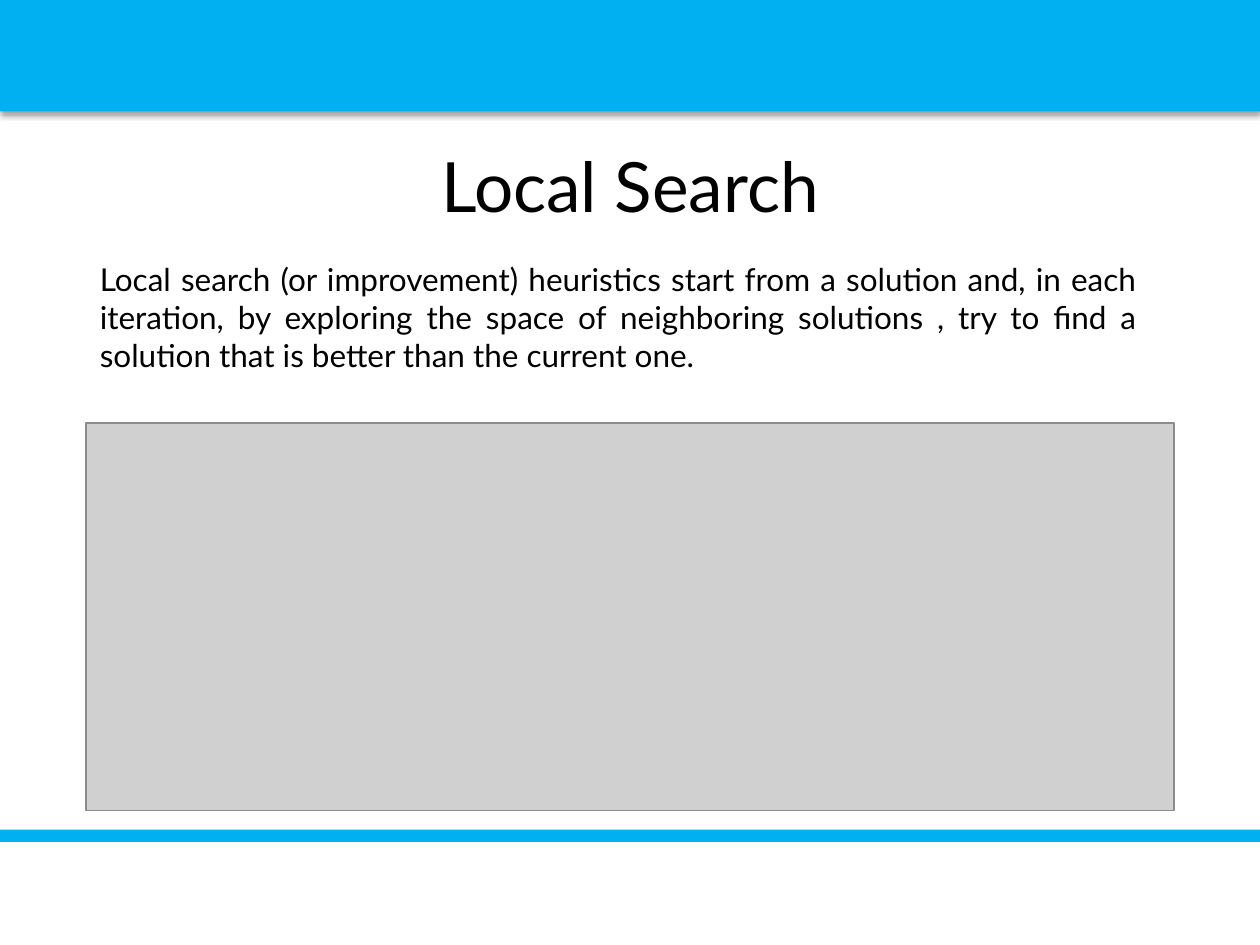
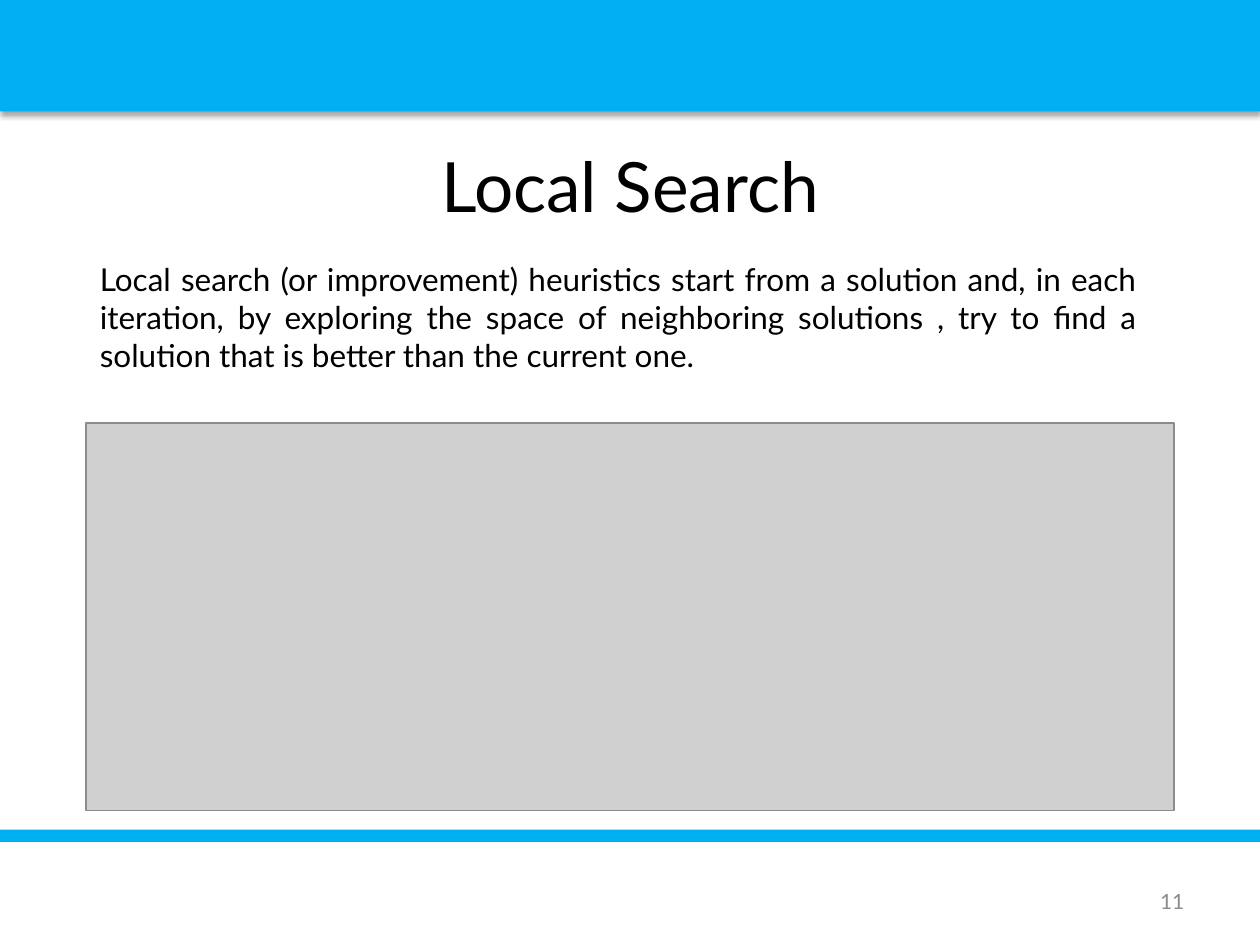
Before and after one commit to luispedro30/SO_trabalho, a slide deck: slide 11 of P_POINT_SO.pptx (slide 10 before the commit). Drawn at 1260x945 pixels with LibreOffice and Linux fonts; fonts in the diff are those of the drawing; grey boxes stand for pictures; background and template pictures are left out. Boxes give left, top, right and bottom in pixels: in the first picture for what was removed or moved away, otherwise in the second. Text is boxed around its words. In the diff, an @@ line names an element or a change of style, - is before the commit and + after.

```diff
--- a/P_POINT_SO.pptx
+++ b/P_POINT_SO.pptx
@@ page number added at bbox=[1160, 894, 1184, 909], 12 pt, text #8C8C8C @@
+11
```
Also in this commit, not shown: 16 other slides changed, 1 slide added.
